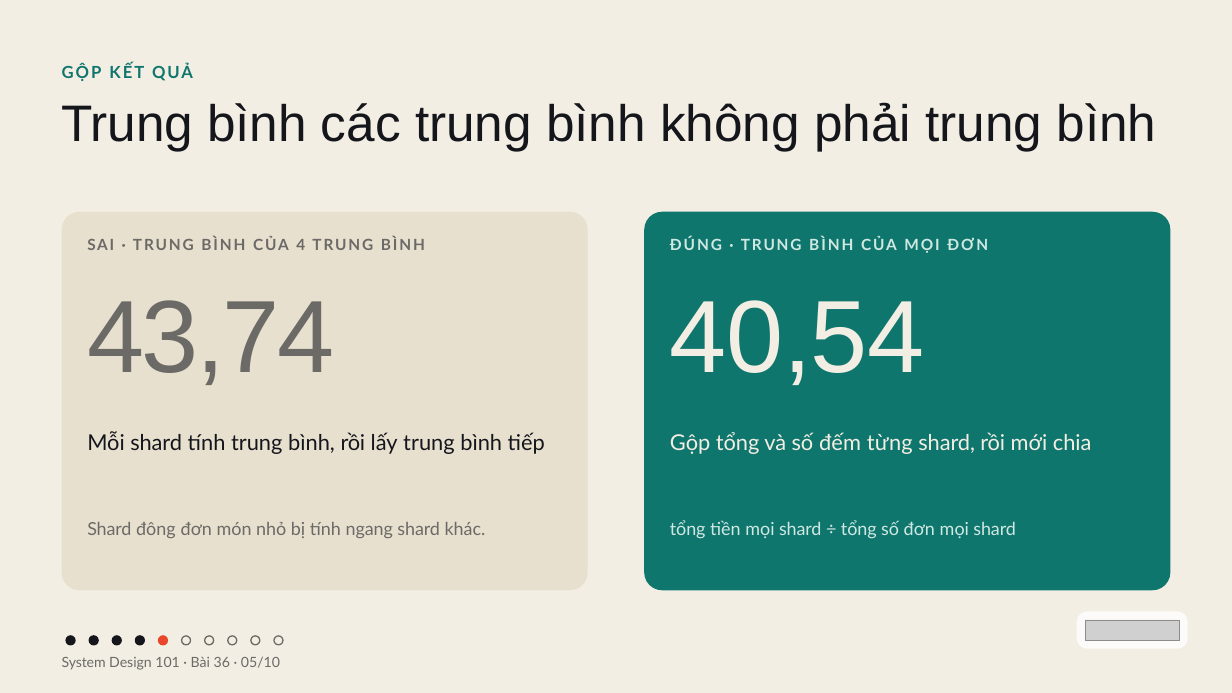
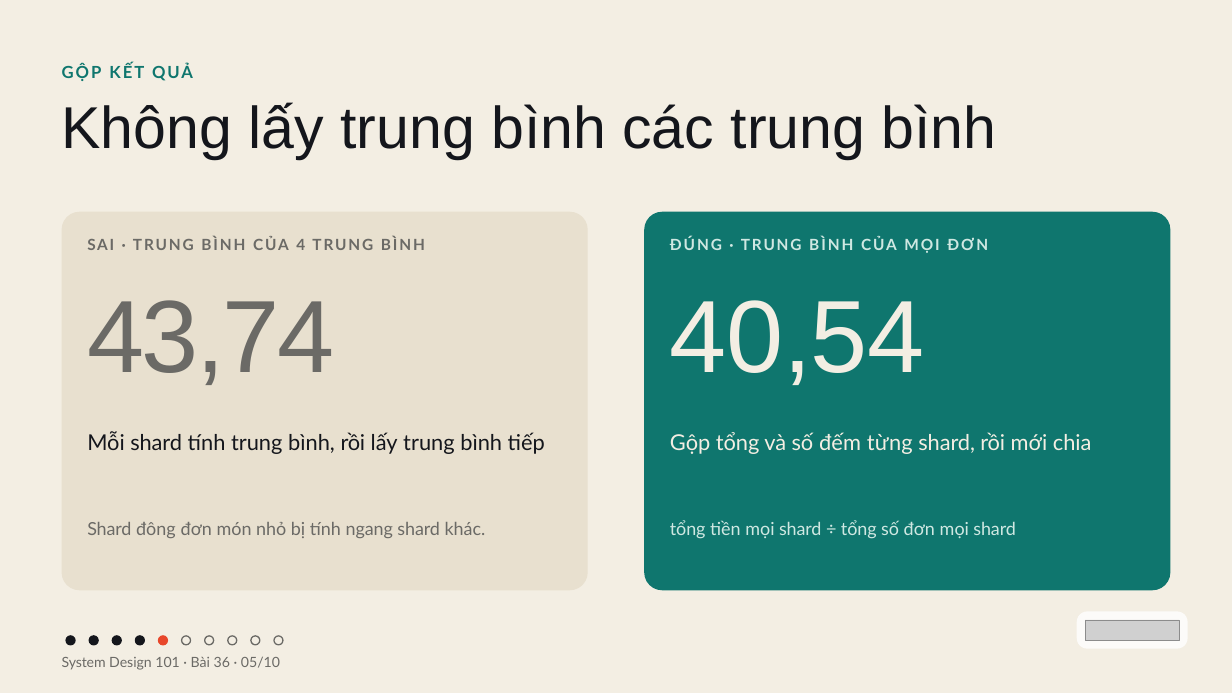
Before and after one commit to vohoailinh90/tool-marketing-studio, a slide deck: slide 5 of system-design-101/vi/lessons/sd-04-036/slides/sd-04-036.pptx. Drawn at 1232x693 pixels with LibreOffice and Linux fonts; fonts in the diff are those of the drawing; grey boxes stand for pictures. Boxes give left, top, right and bottom in pixels: in the first picture for what was removed or moved away, otherwise in the second. Text is boxed around its words. In the diff, an @@ line names an element or a change of style, - is before the commit and + after.

```diff
--- a/system-design-101/vi/lessons/sd-04-036/slides/sd-04-036.pptx
+++ b/system-design-101/vi/lessons/sd-04-036/slides/sd-04-036.pptx
@@ text at bbox=[62, 102, 996, 159]: text changed; size 60 to 69 pt @@
-Trung bình các trung bình không phải trung bình
+Không lấy trung bình các trung bình
```
Also in this commit, not shown: 7 other slides changed, 2 other files.
